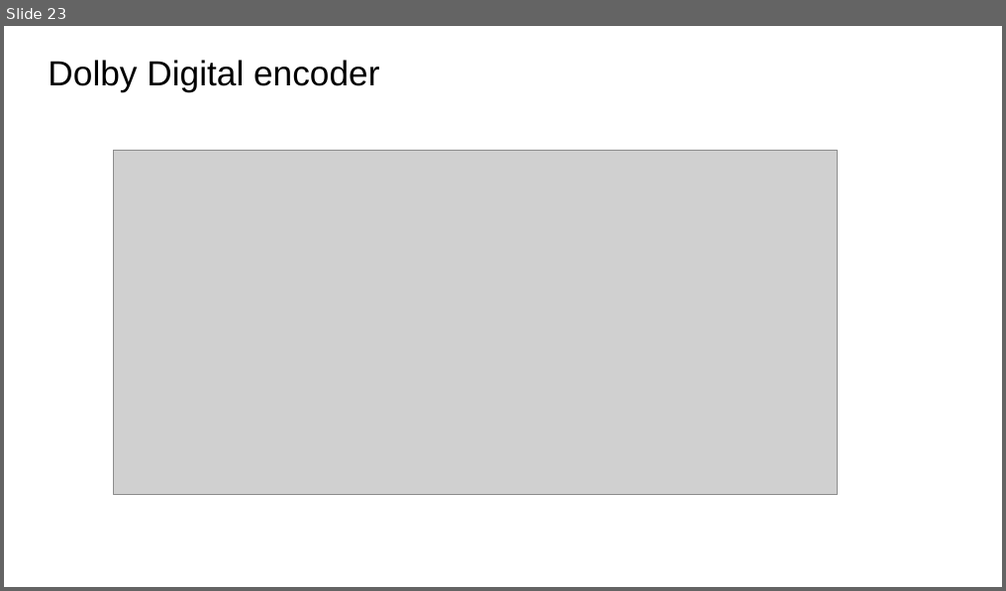
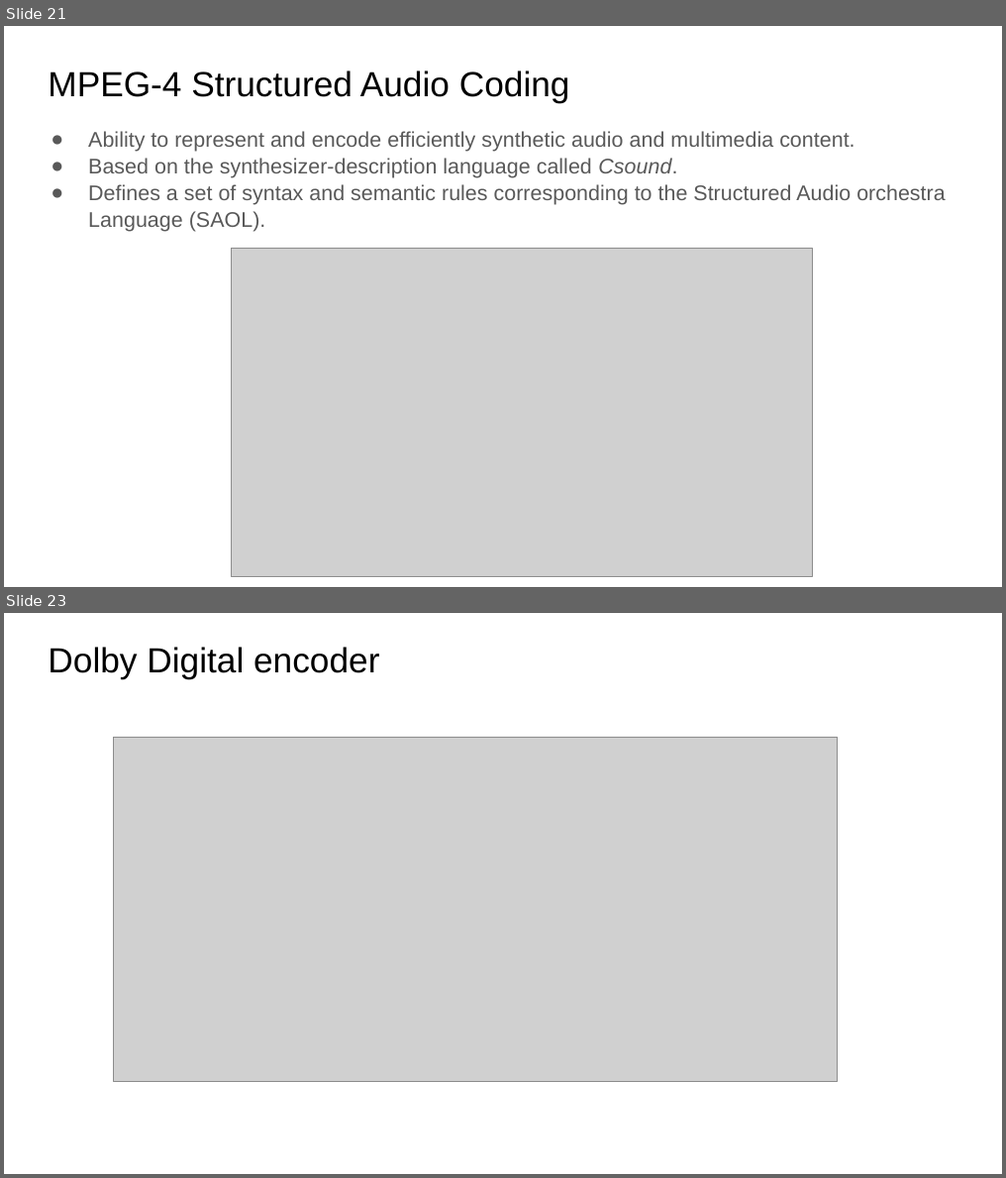
Before and after one commit to xserra/audio-coding-materials, a slide deck: lectures/5. Audio coding standards.pptx. Shown one above the other, each under a label of ours: slide 23 before the commit, slides 21 and 23 after it; the slides between them are not shown. The pictures are 1006x591 and 1006x1178 pixels, drawn with LibreOffice and Linux fonts; fonts in the diff are those of the drawing; grey boxes stand for pictures. Boxes give left, top, right and bottom in pixels: in the first picture for what was removed or moved away, otherwise in the second. Text is boxed around its words. In the diff, an @@ line names an element or a change of style, - is before the commit and + after.

```diff
--- a/lectures/5. Audio coding standards.pptx
+++ b/lectures/5. Audio coding standards.pptx
@@ slide 21 added at box(4, 26, 1002, 587), background #FFFFFF @@
@@ title added at box(48, 71, 570, 103), 25.2 pt, text #000000 @@
+MPEG-4 Structured Audio Coding
@@ text added at box(88, 131, 944, 232), 15.3 pt, text #595959 @@
+● Ability to represent and encode efficiently synthetic audio and multimedia content.
+● Based on the synthesizer-description language called Csound.
+● Defines a set of syntax and semantic rules corresponding to the Structured Audio orchestra Language (SAOL).
@@ picture added at box(231, 249, 811, 576) @@
```
Also in this commit, not shown: 10 slides changed, 2 other slides added, 2 slides removed.
